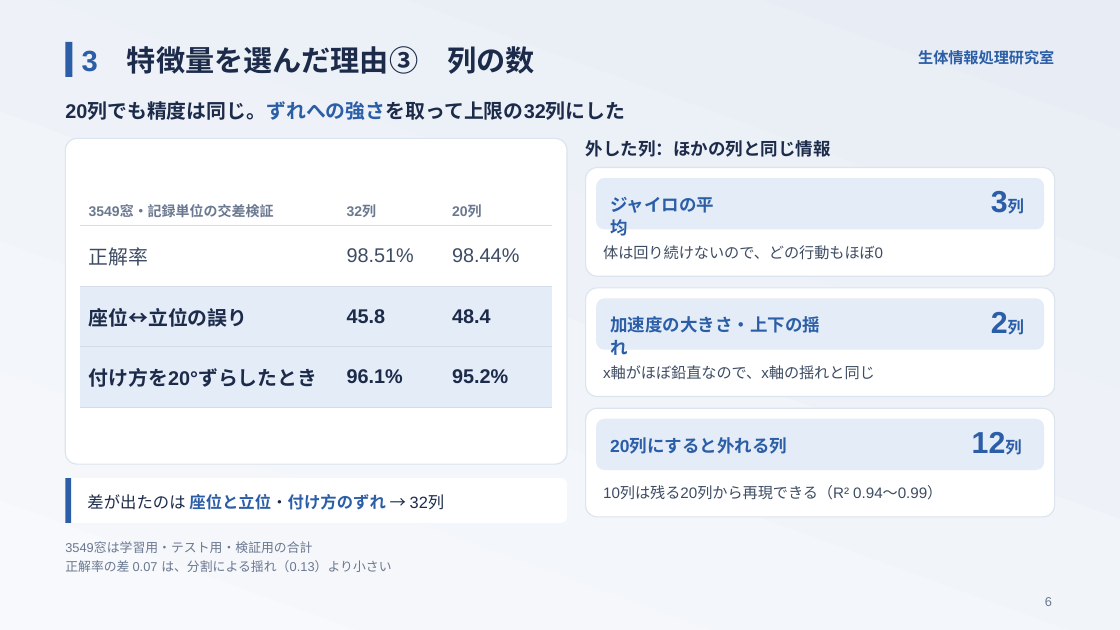
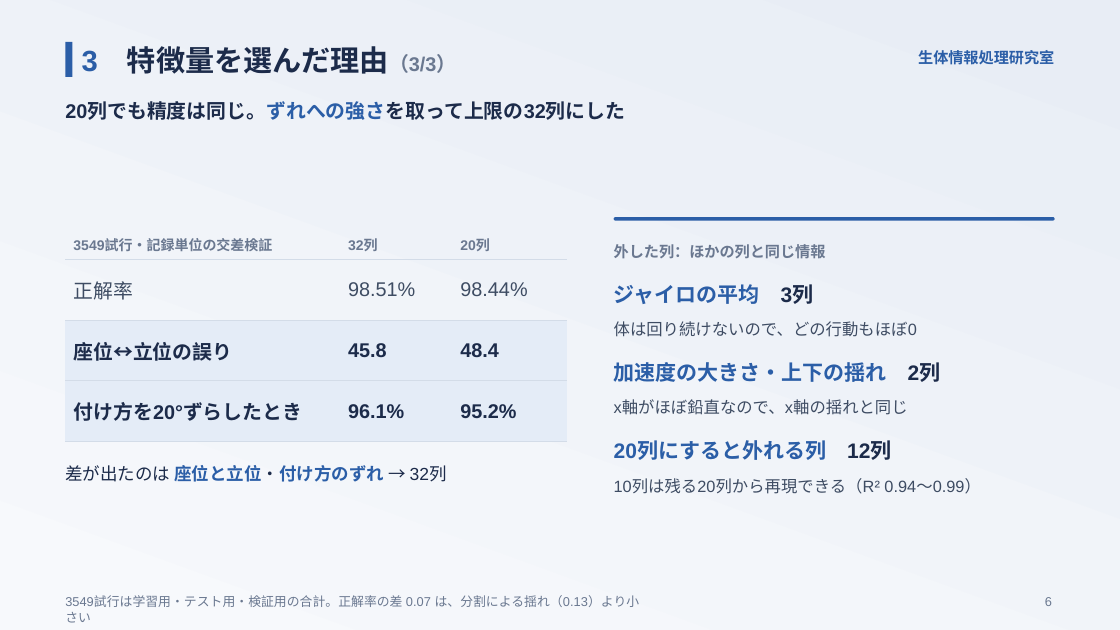
Before and after one commit to takuto-nohara/DataScienceContest, a slide deck: slide 6 of presentation/final_seitailab.pptx. Drawn at 1120x630 pixels with LibreOffice and Linux fonts; fonts in the diff are those of the drawing. Boxes give left, top, right and bottom in pixels: in the first picture for what was removed or moved away, otherwise in the second. Text is boxed around its words. In the diff, an @@ line names an element or a change of style, - is before the commit and + after.

```diff
--- a/presentation/final_seitailab.pptx
+++ b/presentation/final_seitailab.pptx
@@ text at [82, 46, 456, 74]: text changed @@
-3 特徴量を選んだ理由③ 列の数
+3 特徴量を選んだ理由（3/3）
@@ rounded rectangle removed at [66, 139, 567, 465] @@
@@ rounded rectangle removed at [586, 168, 1054, 276] @@
@@ rounded rectangle removed at [597, 178, 1044, 229] @@
@@ text removed at [991, 189, 1037, 219] @@
-3列
@@ table at [66, 229, 568, 441] @@
-row 1, column 1: 3549窓・記録単位の交差検証
+row 1, column 1: 3549試行・記録単位の交差検証
@@ table: place and size @@
-table at [81, 195, 552, 408]
+table at [66, 229, 568, 441]
@@ text "外した列：ほかの列と同じ情報": place and size @@
-text "外した列：ほかの列と同じ情報" at [586, 140, 831, 157]
+text "外した列：ほかの列と同じ情報" at [614, 244, 826, 259]
@@ text "外した列：ほかの列と同じ情報" at [614, 244, 826, 259]: size 15 to 13 pt, text colour #1C2B4A to #6A7890; line spacing 1 to 18.2pt @@
@@ rounded rectangle: place and size @@
-rounded rectangle at [66, 478, 567, 523]
+rounded rectangle at [614, 217, 1055, 220]
@@ rounded rectangle at [614, 217, 1055, 220]: fill #FFFFFF to #2B5EA7; proportions changed @@
@@ rounded rectangle removed at [586, 288, 1054, 397] @@
@@ rounded rectangle removed at [597, 298, 1044, 350] @@
@@ text at [614, 284, 814, 304]: text changed; size 15 to 18 pt @@
-ジャイロの平均
+ジャイロの平均 3列
@@ size 13 to 14 pt; line spacing 20.1pt to 21.7pt in 3 elements at [614, 478, 981, 494], [614, 400, 908, 415], [614, 321, 917, 337] @@
@@ text "体は回り続けないので、どの行動もほぼ0": place and size @@
-text "体は回り続けないので、どの行動もほぼ0" at [603, 245, 883, 260]
+text "体は回り続けないので、どの行動もほぼ0" at [614, 321, 917, 337]
@@ text removed at [991, 309, 1037, 339] @@
-2列
@@ text at [614, 362, 941, 382]: text changed; size 15 to 18 pt @@
-加速度の大きさ・上下の揺れ
+加速度の大きさ・上下の揺れ 2列
@@ rounded rectangle removed at [586, 408, 1054, 517] @@
@@ rounded rectangle removed at [597, 419, 1044, 471] @@
@@ text "x軸がほぼ鉛直なので、x軸の揺れと同じ": place and size @@
-text "x軸がほぼ鉛直なので、x軸の揺れと同じ" at [603, 366, 875, 380]
+text "x軸がほぼ鉛直なので、x軸の揺れと同じ" at [614, 400, 908, 415]
@@ text at [614, 442, 891, 460]: text changed; size 15 to 18 pt @@
-20列にすると外れる列
+20列にすると外れる列 12列
@@ text removed at [972, 429, 1037, 460] @@
-12列
@@ text "差が出たのは 座位と立位・付け方のずれ → 32列": place and size @@
-text "差が出たのは 座位と立位・付け方のずれ → 32列" at [87, 494, 445, 510]
+text "差が出たのは 座位と立位・付け方のずれ → 32列" at [65, 465, 447, 482]
@@ text "差が出たのは 座位と立位・付け方のずれ → 32列" at [65, 465, 447, 482]: size 14 to 15 pt; line spacing 20.3pt to 21.8pt @@
@@ rectangle removed at [66, 478, 71, 523] @@
@@ text "10列は残る20列から再現できる（R² 0.94〜0.99）": place and size @@
-text "10列は残る20列から再現できる（R² 0.94〜0.99）" at [603, 486, 942, 500]
+text "10列は残る20列から再現できる（R² 0.94〜0.99）" at [614, 478, 981, 494]
@@ text at [65, 595, 640, 607]: text changed @@
-3549窓は学習用・テスト用・検証用の合計
-正解率の差 0.07 は、分割による揺れ（0.13）より小さい
+3549試行は学習用・テスト用・検証用の合計。正解率の差 0.07 は、分割による揺れ（0.13）より小さい
```
Also in this commit, not shown: 7 other slides changed, 24 other files.
